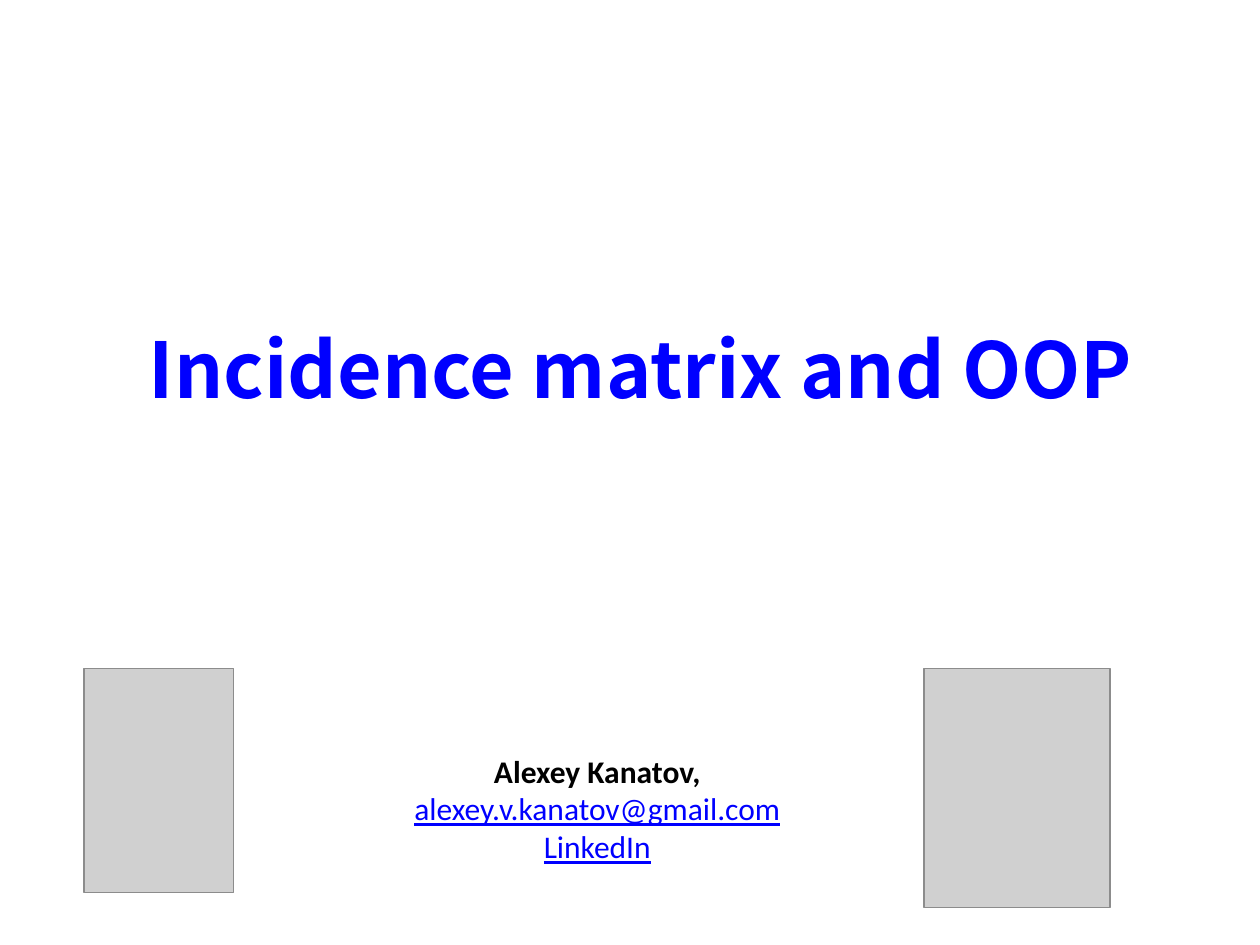
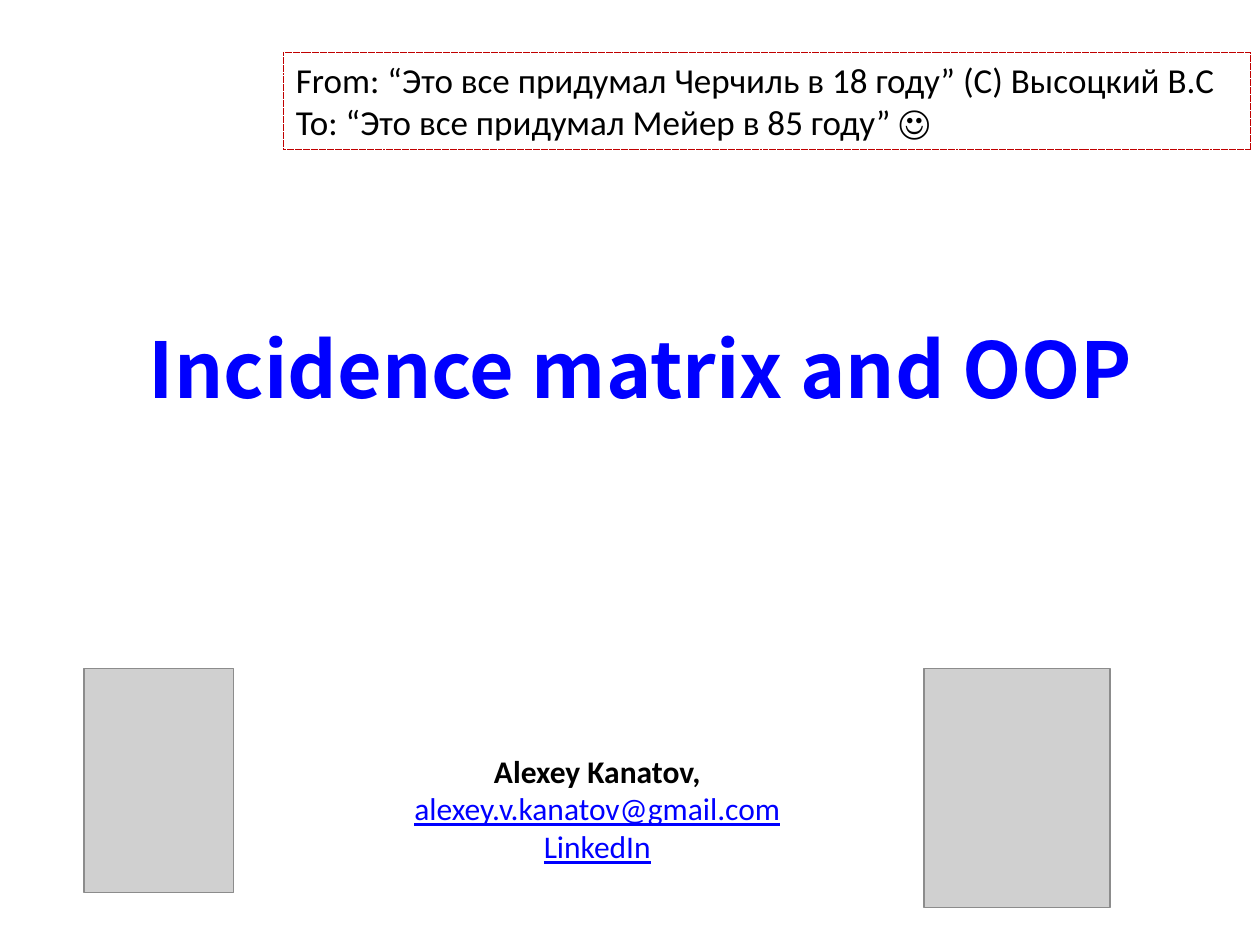
Before and after one commit to akanatov/SLang-, a slide deck: slide 1 of Docs/Incidence matrix and OOP.pptx. Drawn at 1260x945 pixels with LibreOffice and Linux fonts; fonts in the diff are those of the drawing; grey boxes stand for pictures. Boxes give left, top, right and bottom in pixels: in the first picture for what was removed or moved away, otherwise in the second. Text is boxed around its words. In the diff, an @@ line names an element or a change of style, - is before the commit and + after.

```diff
--- a/Docs/Incidence matrix and OOP.pptx
+++ b/Docs/Incidence matrix and OOP.pptx
@@ rectangle added at (x1=284, y1=53, x2=1251, y2=150), outline #C00000 0.75 pt dashed, 20 pt, text #000000 @@
+From: “Это все придумал Черчиль в 18 году” (С) Высоцкий В.С
+To: “Это все придумал Мейер в 85 году” ☺
```
Also in this commit, not shown: 5 other slides changed, 1 other file.
